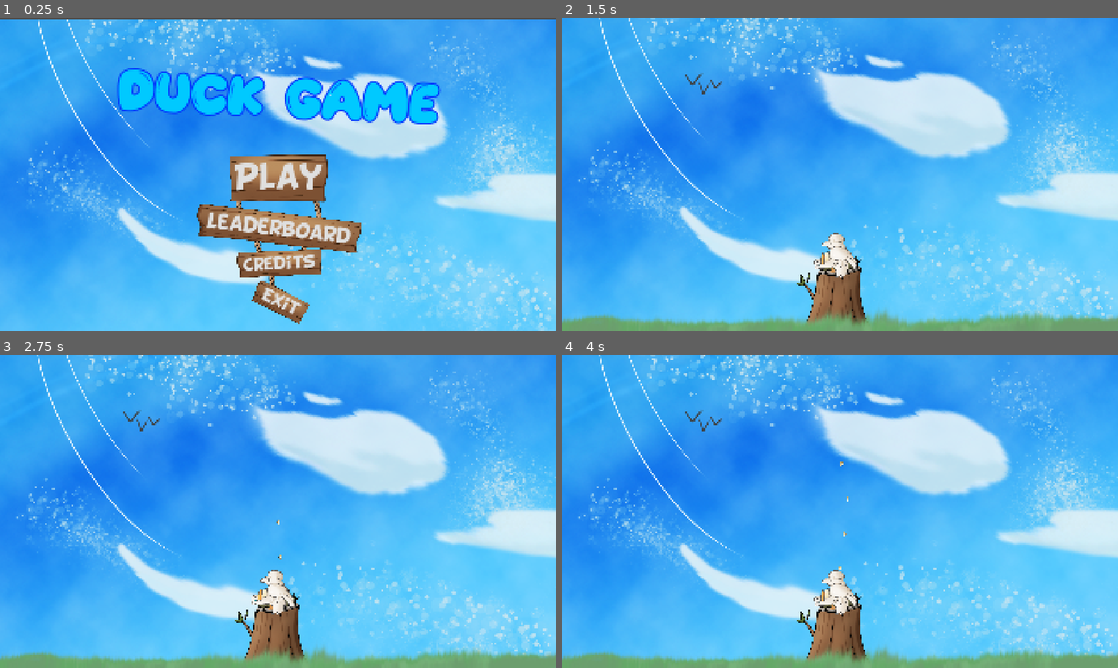
Above: before the commit, frames 1-4 (two rows, left to right).
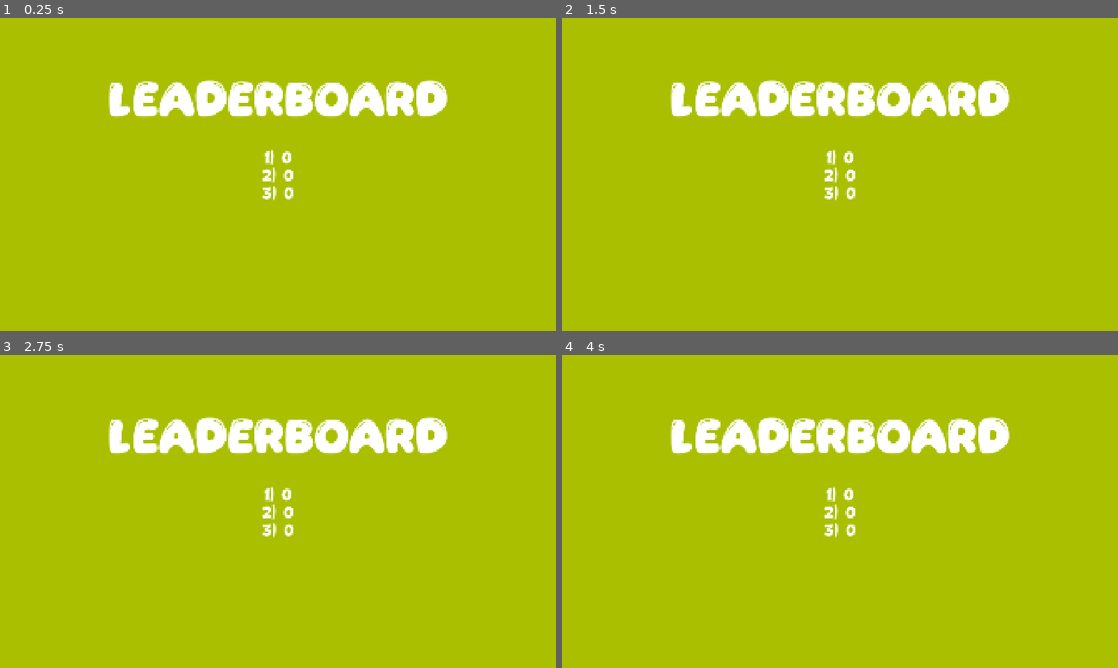
Above: after the commit, the same moments.

Repository: ms5051-hash/HacksComs26
Game: Godot game, scene res://Scenes/mainScene.tscn
The game is run twice, just before and just after one commit, with the same random seed, the same clock (stepped at 60 frames per second) and the same inputs. The engine's default icon, where the game draws it, is replaced by a stand-in: a white triangle on a blue panel in a dark square.
Inputs (mouse positions are in pixels of both pictures, inside the frame that each line leads up to):
- Up to frame 1 (0.25 s): no input
- Up to frame 2 (1.5 s): click "Play" at 0.5 s; click (840, 177) at 1.25 s, where only the run after the commit has a clickable "Play"
- Up to frame 3 (2.75 s): click (278, 567) at 2 s, where only the run after the commit has a clickable "Leaderboard"
- Up to frame 4 (4 s): click (840, 567) at 2.75 s, where only the run after the commit has a clickable "Leaderboard"; click (840, 514) at 3.5 s, where only the run after the commit has a clickable "Play"

The runs differ from the first frame. In frame 1, 100% of the frame differs, in the area x 0-100%, y 0-100%; in frame 2, 100%; in frame 3, 100%; in frame 4, 100%.

Commit message:
making the leaderboard

Diff:
--- a/duck-game-2026/Scenes/mainScene.tscn
+++ b/duck-game-2026/Scenes/mainScene.tscn
@@ -35,10 +35,14 @@
 
 [sub_resource type="StyleBoxEmpty" id="StyleBoxEmpty_uu6ay"]
 
-[node name="Main" type="Node2D" unique_id=596674964 node_paths=PackedStringArray("title", "leaderboard_panel", "credits_panel", "menu_buttons")]
+[sub_resource type="StyleBoxFlat" id="StyleBoxFlat_w1dup"]
+bg_color = Color(0.6625, 0.75, 0, 1)
+
+[node name="Main" type="Node2D" unique_id=596674964 node_paths=PackedStringArray("title", "leaderboard_panel", "leaderboard_places", "credits_panel", "menu_buttons")]
 script = ExtResource("1_2c717")
 title = NodePath("CanvasLayer/Control/Panel/Title")
 leaderboard_panel = NodePath("CanvasLayer/Control/LeaderboardPanel")
+leaderboard_places = [NodePath("CanvasLayer/Control/LeaderboardPanel/VBoxContainer/Label"), NodePath("CanvasLayer/Control/LeaderboardPanel/VBoxContainer/Label2"), NodePath("CanvasLayer/Control/LeaderboardPanel/VBoxContainer/Label3")]
 credits_panel = NodePath("CanvasLayer/Control/CreditsPanel")
 leaderboard_duration = 1.5
 menu_buttons = [NodePath("CanvasLayer/Control/Panel/PlayButton"), NodePath("CanvasLayer/Control/Panel/LeaderBoardButton"), NodePath("CanvasLayer/Control/Panel/CreditsButton"), NodePath("CanvasLayer/Control/Panel/ExitButton")]
@@ -116,9 +120,9 @@
 anchor_top = 0.5
 anchor_right = 0.5
 anchor_bottom = 0.5
-offset_left = -207.99994
+offset_left = -245.5
 offset_top = 148.0
-offset_right = 216.0
+offset_right = 253.5
 offset_bottom = 225.0
 grow_horizontal = 2
 grow_vertical = 2
@@ -245,24 +249,64 @@
 anchors_preset = 15
 anchor_right = 1.0
 anchor_bottom = 1.0
-offset_top = 1080.0
-offset_bottom = 1080.0
-grow_horizontal = 2
-grow_vertical = 2
-
-[node name="Label" type="Label" parent="CanvasLayer/Control/LeaderboardPanel" unique_id=1581982329]
+grow_horizontal = 2
+grow_vertical = 2
+theme_override_styles/panel = SubResource("StyleBoxFlat_w1dup")
+
+[node name="LeaderboardTitle" type="Label" parent="CanvasLayer/Control/LeaderboardPanel" unique_id=1581982329]
 z_index = 1
-layout_mode = 0
-offset_right = 1912.0
-offset_bottom = 1080.0
-theme_override_font_sizes/font_size = 50
+layout_mode = 1
+anchors_preset = 5
+anchor_left = 0.5
+anchor_right = 0.5
+offset_left = -600.0
+offset_top = 208.0
+offset_right = 598.0
+offset_bottom = 527.0
+grow_horizontal = 2
+pivot_offset = Vector2(600, 176)
+theme_override_fonts/font = ExtResource("2_hewda")
+theme_override_font_sizes/font_size = 150
 text = "LEADERBOARD
 "
-
-[node name="Icon" type="Sprite2D" parent="CanvasLayer/Control/LeaderboardPanel" unique_id=1985461368]
-position = Vector2(960, 539.99994)
-scale = Vector2(15, 8.437501)
-texture = ExtResource("6_yyxd1")
+horizontal_alignment = 1
+vertical_alignment = 1
+
+[node name="VBoxContainer" type="VBoxContainer" parent="CanvasLayer/Control/LeaderboardPanel" unique_id=1302670674]
+layout_mode = 1
+anchors_preset = 8
+anchor_left = 0.5
+anchor_top = 0.5
+anchor_right = 0.5
+anchor_bottom = 0.5
+offset_left = -384.0
+offset_top = -84.0
+offset_right = 384.0
+offset_bottom = 484.0
+grow_horizontal = 2
+grow_vertical = 2
+pivot_offset = Vector2(384, 284)
+
+[node name="Label" type="Label" parent="CanvasLayer/Control/LeaderboardPanel/VBoxContainer" unique_id=138813686]
+layout_mode = 2
+theme_override_fonts/font = ExtResource("3_m8nr8")
+theme_override_font_sizes/font_size = 50
+text = "1) 1000"
+horizontal_alignment = 1
+
+[node name="Label2" type="Label" parent="CanvasLayer/Control/LeaderboardPanel/VBoxContainer" unique_id=1906203022]
+layout_mode = 2
+theme_override_fonts/font = ExtResource("3_m8nr8")
+theme_override_font_sizes/font_size = 50
+text = "2) 1000"
+horizontal_alignment = 1
+
+[node name="Label3" type="Label" parent="CanvasLayer/Control/LeaderboardPanel/VBoxContainer" unique_id=1770769454]
+layout_mode = 2
+theme_override_fonts/font = ExtResource("3_m8nr8")
+theme_override_font_sizes/font_size = 50
+text = "3) 1000"
+horizontal_alignment = 1
 
 [node name="CreditsPanel" type="Panel" parent="CanvasLayer/Control" unique_id=1177735752]
 layout_mode = 1
--- a/duck-game-2026/Scripts/Leaderboard.gd
+++ b/duck-game-2026/Scripts/Leaderboard.gd
@@ -6,7 +6,7 @@
 const SAVE_PATH := "user://leaderboard.save"
 const TOP_COUNT := 3
 
-var all_scores: Array= []
+var all_scores: Array = []
 var last_score: int = 0
 var last_rank: int = 0
 
@@ -48,6 +48,7 @@
 func get_best_score() -> int:
 	var top := get_top_scores()
 	return top[0] if not top.is_empty() else 0
+
 func get_last_score() -> int:
 	return last_score
 
--- a/duck-game-2026/Scripts/MainMenu.gd
+++ b/duck-game-2026/Scripts/MainMenu.gd
@@ -8,6 +8,7 @@
 
 @export var title: Label
 @export var leaderboard_panel: Panel
+@export var leaderboard_places: Array[Label]
 @export var credits_panel: Panel
 @export_range(0,5) var leaderboard_duration: float = 1
 @export var menu_buttons: Array[Button]
@@ -15,6 +16,17 @@
 var currently_tweening: bool = false
 
 func _ready() -> void:
+	var scores = Leaderboard.get_top_scores()
+
+	# fill leaderboard
+	for i in range(leaderboard_places.size()):
+		var leaderboard_text = str(i + 1) + ") "
+		if(scores.size() > i):
+			leaderboard_text = leaderboard_text + scores[i]
+		else:
+			leaderboard_text = leaderboard_text + str(0)
+		leaderboard_places[i].text = leaderboard_text
+
 	# set up title tween
 	var tween = create_tween()
 
@@ -135,7 +147,10 @@
 # Extra helpers
 func _set_buttons(enabled: bool) -> void:
 	for b:Button in menu_buttons:
-		b.disabled = !enabled
+		if !enabled:
+			b.mouse_filter = Control.MouseFilter.MOUSE_FILTER_IGNORE
+		else:
+			b.mouse_filter = Control.MouseFilter.MOUSE_FILTER_STOP
 	pass
 
 # Update
--- a/duck-game-2026/project.godot
+++ b/duck-game-2026/project.godot
@@ -14,6 +14,10 @@
 run/main_scene="uid://bmp5n7opbw8x2"
 config/features=PackedStringArray("4.7", "Forward Plus")
 config/icon="res://icon.svg"
+
+[autoload]
+
+Leaderboard="*uid://clhcr52t08hna"
 
 [display]
 
